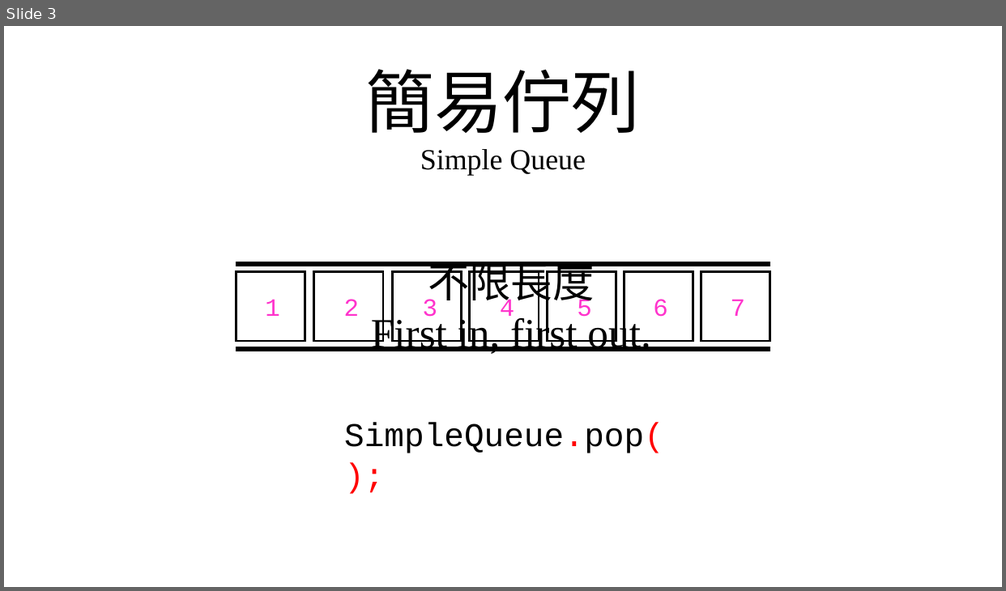
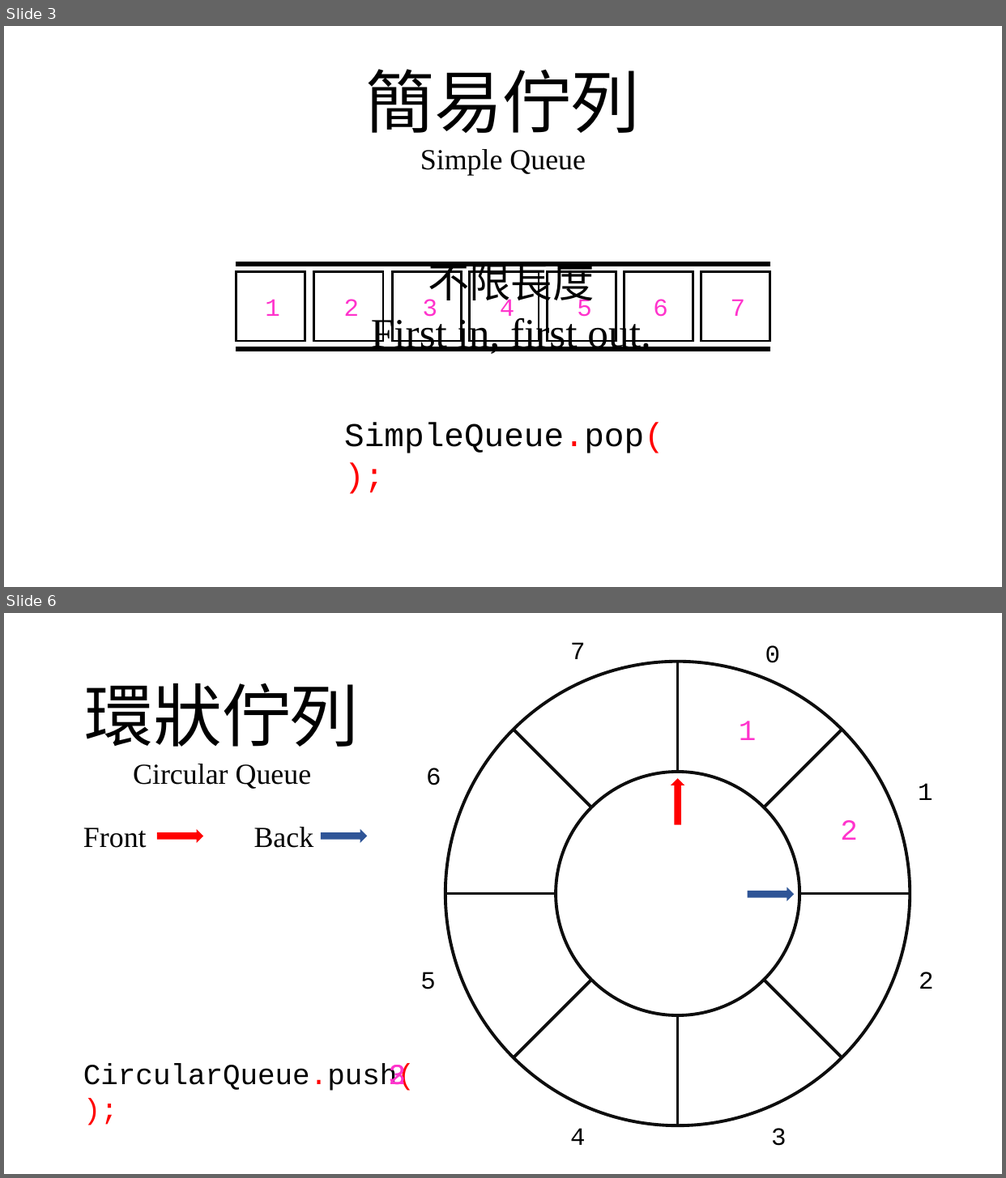
Before and after one commit to whitestorm2346/MyProjects, a slide deck: 自製PPT動畫/佇列.pptx. Shown one above the other, each under a label of ours: slide 3 before the commit, slides 3 and 6 after it; the slides between them are not shown. The pictures are 1006x591 and 1006x1178 pixels, drawn with LibreOffice and Linux fonts; fonts in the diff are those of the drawing. Boxes give left, top, right and bottom in pixels: in the first picture for what was removed or moved away, otherwise in the second. Text is boxed around its words. In the diff, an @@ line names an element or a change of style, - is before the commit and + after.

Commit message:
Add the circular queue

```diff
--- a/自製PPT動畫/佇列.pptx
+++ b/自製PPT動畫/佇列.pptx
@@ slide 6 added at (x1=4, y1=613, x2=1002, y2=1174), background #FFFFFF @@
@@ group added at (x1=420, y1=642, x2=933, y2=1146): 8 texts, 8 lines, 2 ellipses @@
+1
+2
+0
+3
+4
+5
+6
+7
@@ text added at (x1=85, y1=683, x2=360, y2=789), 28 pt, text #000000 @@
+環狀佇列
+Circular Queue
@@ text added at (x1=739, y1=721, x2=756, y2=740), 28 pt, text #FF33CC @@
+1
@@ right arrow added at (x1=671, y1=779, x2=685, y2=825), fill #FF0000 @@
@@ text added at (x1=83, y1=828, x2=147, y2=848), 28 pt, text #000000 @@
+Front
@@ right arrow added at (x1=157, y1=829, x2=203, y2=844), fill #FF0000 @@
@@ text added at (x1=254, y1=827, x2=314, y2=848), 28 pt, text #000000 @@
+Back
@@ right arrow added at (x1=321, y1=829, x2=367, y2=844), fill #2F5597 @@
@@ text added at (x1=840, y1=820, x2=858, y2=840), 28 pt, text #FF33CC @@
+2
@@ right arrow added at (x1=748, y1=887, x2=794, y2=901), fill #2F5597 @@
@@ text added at (x1=83, y1=1064, x2=415, y2=1091), 28 pt, text #000000 @@
+CircularQueue.push( );
@@ text added at (x1=388, y1=1065, x2=406, y2=1088), 28 pt, text #FF33CC @@
+3
@@ text added at (x1=389, y1=1064, x2=407, y2=1089), 28 pt, text #FF33CC @@
+2
```
Also in this commit, not shown: 1 slide changed, 6 other slides added.
